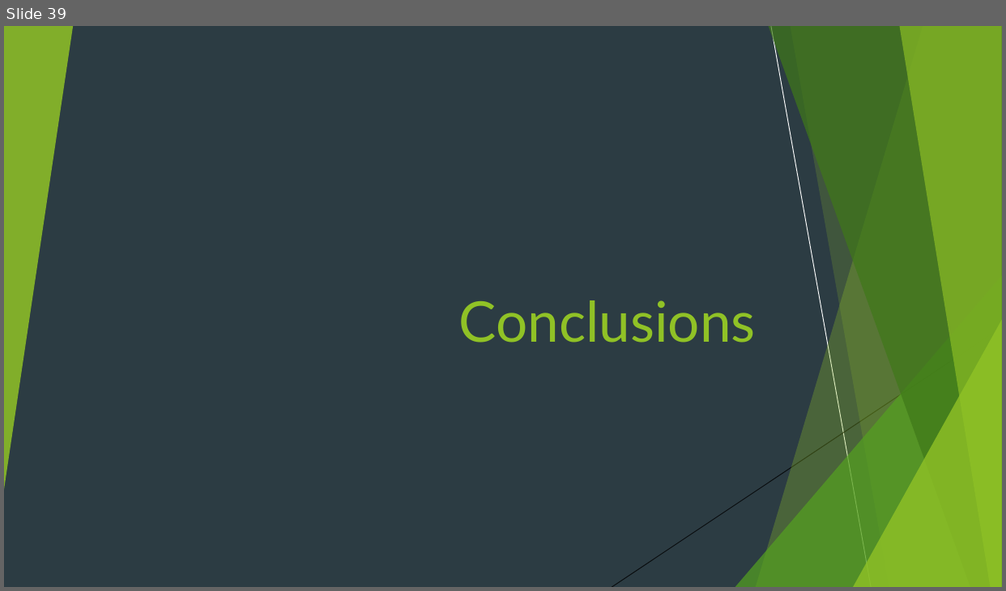
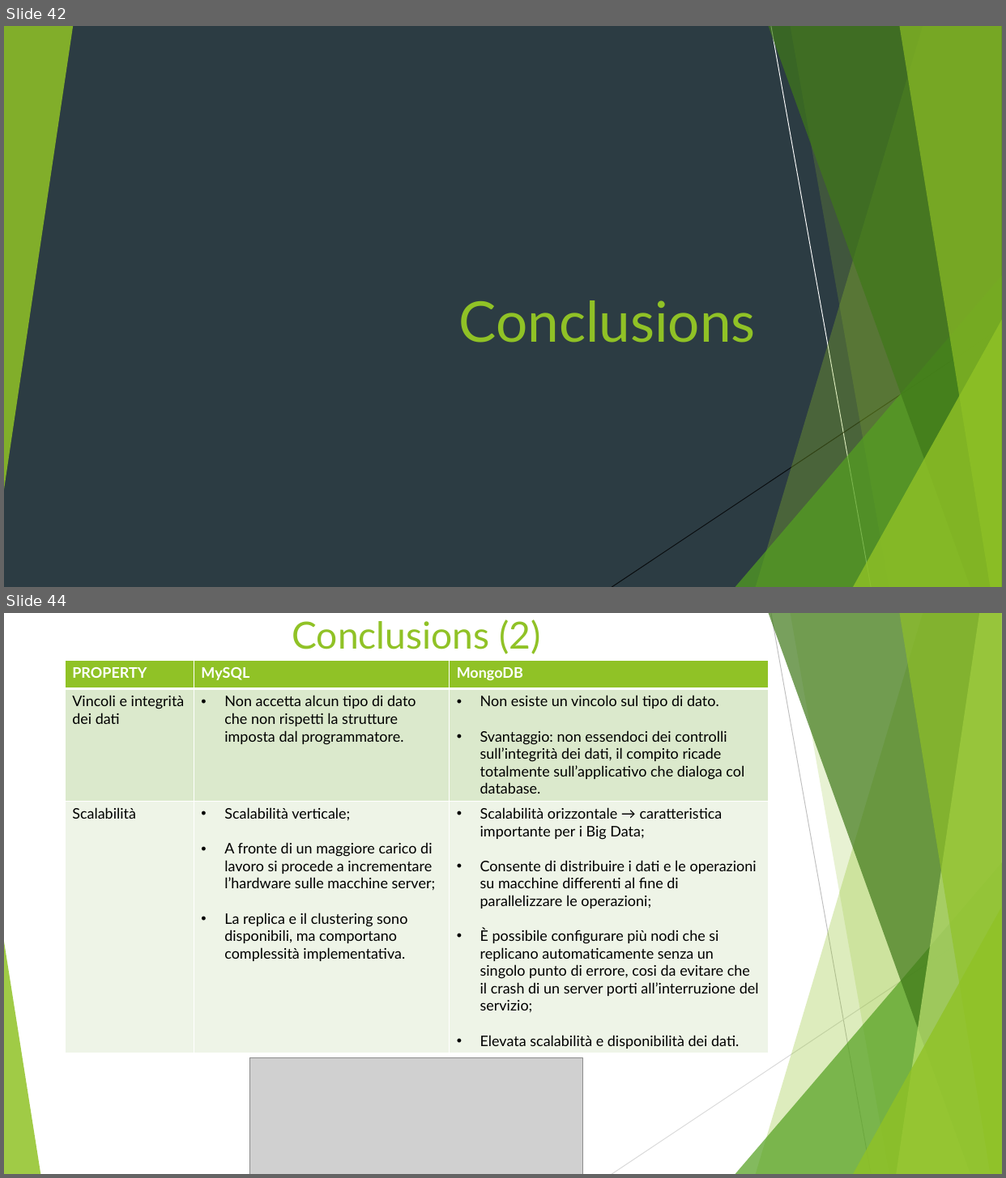
Before and after one commit to lucaMari94/mongodb-sentiment-analysis, a slide deck: silde/slide.pptx. Shown one above the other, each under a label of ours: slide 39 before the commit, slides 42 and 44 after it; the slides between them are not shown. The pictures are 1006x591 and 1006x1178 pixels, drawn with LibreOffice and Linux fonts; fonts in the diff are those of the drawing; grey boxes stand for pictures. Boxes give left, top, right and bottom in pixels: in the first picture for what was removed or moved away, otherwise in the second. Text is boxed around its words. In the diff, an @@ line names an element or a change of style, - is before the commit and + after.

```diff
--- a/silde/slide.pptx
+++ b/silde/slide.pptx
@@ slide 44 added at [4,613,1002,1174], background #FFFFFF; not listed: 8 template elements that a slide beside it also shows @@
@@ title added at [292,619,540,654], 36 pt, text #90C226 @@
+Conclusions (2)
@@ line added from (771, 613) to (871, 1174), #BFBFBF 0.75 pt @@
@@ table added at [65,660,769,1053], 3 rows, 3 columns @@
+PROPERTY | MySQL | MongoDB
+Vincoli e integrità dei dati | Non accetta alcun tipo di dato che non rispetti la strutture imposta dal programmatore. | Non esiste un vincolo sul tipo di dato. / Svantaggio: non essendoci dei controlli sull’integrità dei dati, il compito ricade totalmente sull’applicativo che dialoga col database.
+Scalabilità | Scalabilità verticale; / A fronte di un maggiore carico di lavoro si procede a incrementare l’hardware sulle macchine server; / La replica e il clustering sono disponibili, ma comportano complessità implementativa. | Scalabilità orizzontale → caratteristica importante per i Big Data; / Consente di distribuire i dati e le operazioni su macchine differenti al fine di parallelizzare le operazioni; / È possibile configurare più nodi che si replicano automaticamente senza un singolo punto di errore, cosi da evitare che il crash di un server porti all’interruzione del servizio; / Elevata scalabilità e disponibilità dei dati.
@@ line added from (1002, 914) to (612, 1174), #D9D9D9 0.75 pt @@
@@ picture added at [250,1059,583,1174] @@
@@ what was slide 39 is now slide 42 @@
```
Also in this commit, not shown: 2 slides changed, 5 other slides added, 1 slide removed, 7 other files.
